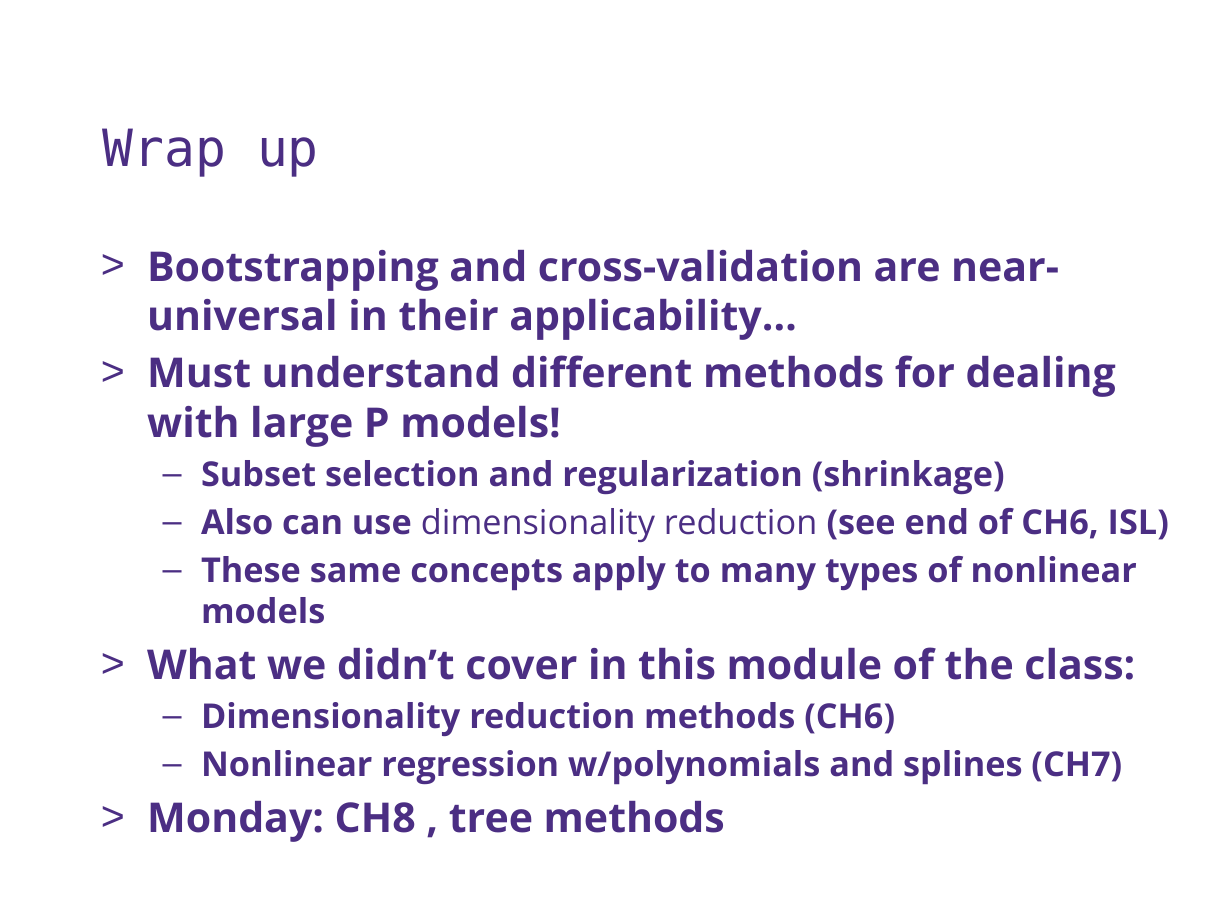
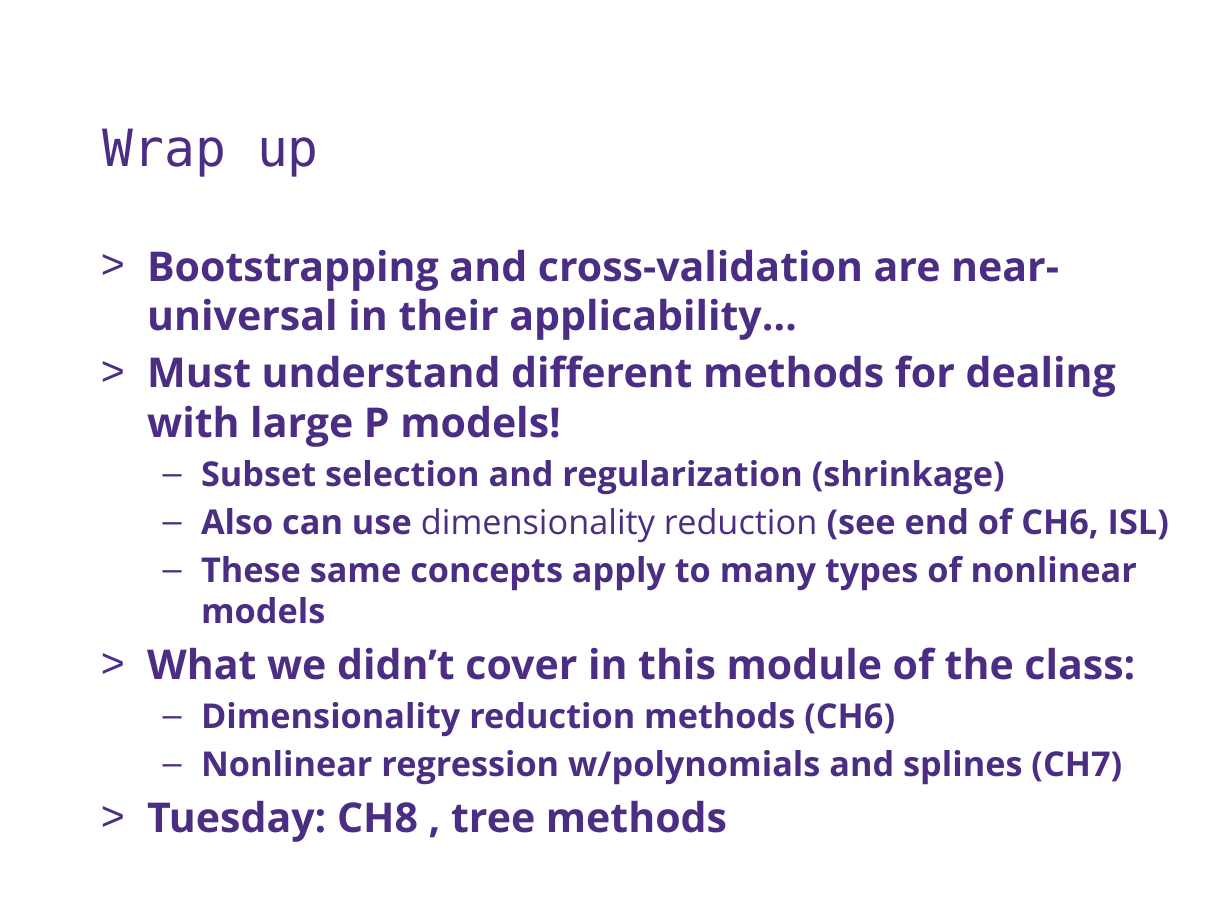
Before and after one commit to UWDIRECT/UWDIRECT.github.io, a slide deck: slide 40 of Wi18_content/DSMCER/L11.SubsetsRegularlization.pptx (slide 32 before the commit). Drawn at 1232x924 pixels with LibreOffice and Linux fonts; fonts in the diff are those of the drawing; background and template pictures are left out. Boxes give left, top, right and bottom in pixels: in the first picture for what was removed or moved away, otherwise in the second. Text is boxed around its words. In the diff, an @@ line names an element or a change of style, - is before the commit and + after.

```diff
--- a/Wi18_content/DSMCER/L11.SubsetsRegularlization.pptx
+++ b/Wi18_content/DSMCER/L11.SubsetsRegularlization.pptx
@@ text at (x1=147, y1=800, x2=727, y2=842): text changed @@
-> Monday: CH8 , tree methods
+> Tuesday: CH8 , tree methods
```
Also in this commit, not shown: 7 other slides changed, 8 slides added.
